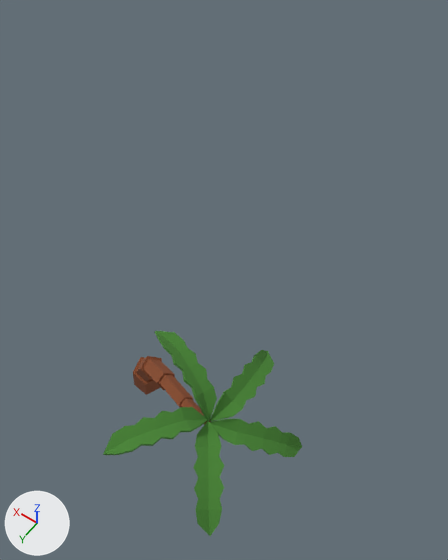
Two versions of the glTF model 3d models/mesh/palm2.glb, one commit apart.
Rendered twice from a 50 mm camera at (-6.04, 11.15, 12.09) aimed at (-1.36, 4.6, 1.79). The lights are fixed; the arrows at lower left show +X, +Y and +Z. Vertices at the same position are counted once.

The first picture shows 'пальма3'.
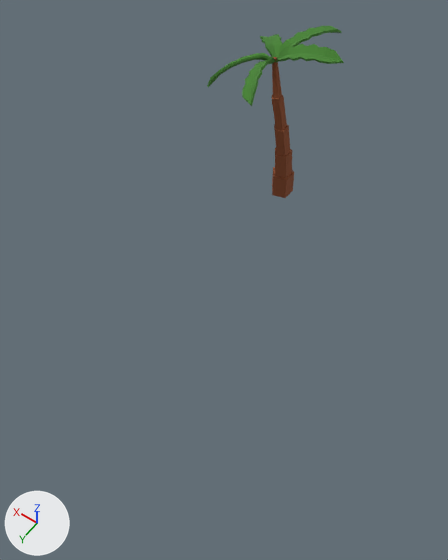
What the commit changed:
me_cylinder_014 is used by ob_пальма3; location (-0.82, 6.62, 0.0); rotation (0.0, 0.0, -1.971), in degrees (0, 0, -113); scale (0.686, 0.686, 0.686).
me_cylinder_014 had 320 vertices, 600 faces and spanned x -2.56..2.32, y -5.96..0.4, z -0.07..4.96.
me_cylinder_014 now has 320 vertices, 600 faces and spans x -2.87..1.72, y -2.36..2.39, z -0.02..6.7.
me_cylinder_014 part 1: the loose piece of 54 vertices spanning x -2.56..-0.04, y -4.07..-3.28, z 3.86..4.65 is multiplied about its middle by the matrix ((0.748, -0.184, -0.637), (0.468, 0.827, 0.311), (0.47, -0.531, 0.705)), then moved by (-0.54, 3.54, 0.95).
me_cylinder_014 part 2: the loose piece of 54 vertices spanning x -0.04..2.32, y -4.13..-2.86, z 3.61..4.36 is multiplied about its middle by the matrix ((0.748, -0.184, -0.637), (0.468, 0.827, 0.311), (0.47, -0.531, 0.705)), then moved by (-1.01, 4.57, 2.07).
me_cylinder_014 part 3: the loose piece of 54 vertices spanning x -0.08..1.82, y -5.41..-3.86, z 2.79..4.12 is multiplied about its middle by the matrix ((0.748, -0.184, -0.637), (0.468, 0.827, 0.311), (0.47, -0.531, 0.705)), then moved by (-0.4, 4.47, 2.71).
me_cylinder_014 part 4: the loose piece of 54 vertices spanning x -1.4..-0.05, y -5.96..-3.83, z 3.05..4.16 is multiplied about its middle by the matrix ((0.748, -0.184, -0.637), (0.468, 0.827, 0.311), (0.47, -0.531, 0.705)), then moved by (-0.04, 3.82, 2.05).
me_cylinder_014 part 5: the loose piece of 54 vertices spanning x -0.23..0.45, y -3.89..-1.45, z 3.85..4.96 is multiplied about its middle by the matrix ((0.748, -0.184, -0.637), (0.468, 0.827, 0.311), (0.47, -0.531, 0.705)), then moved by (-1.17, 4.07, 1.03).
me_cylinder_014 part 6: 50 of 320 vertices moved; they spanned x -0.54..0.33, y -3.94..0.4, z -0.07..3.94 and now span x -0.77..0.45, y -0.32..0.53, z -0.02..5.82; mean shift (-0.11, 1.46, 0.71); largest move (-0.02, -3.94, 3.83) -> (-0.63, 0.04, 5.82).
Object 'пальма3' (ob_пальма3) moves from (-0.82, 6.62, 0.0) to (0.0, 0.0, 0.0).
Object 'пальма3' (ob_пальма3) turns from (0, 0, -113) to (0, 0, -165) degrees about x, y and z.

Pixel boxes (x1, y1, x2, y2) of what changed, in the pictures (448 x 560 px; the box of a moved part takes in the faces that stretch with it):
'пальма3', reshaped, moved, turned: before (103, 331, 302, 536); after (207, 26, 344, 198)
part 1 of me_cylinder_014, moved or reshaped: before (103, 407, 207, 455); after (207, 53, 270, 87)
part 2 of me_cylinder_014, moved or reshaped: before (210, 350, 274, 421); after (278, 26, 342, 55)
part 3 of me_cylinder_014, moved or reshaped: before (210, 419, 302, 457); after (276, 44, 344, 64)
part 4 of me_cylinder_014, moved or reshaped: before (193, 421, 224, 536); after (242, 56, 275, 106)
part 5 of me_cylinder_014, moved or reshaped: before (155, 331, 217, 421); after (260, 34, 282, 57)
part 6 of me_cylinder_014, moved or reshaped: before (133, 356, 211, 424); after (272, 57, 294, 198)
